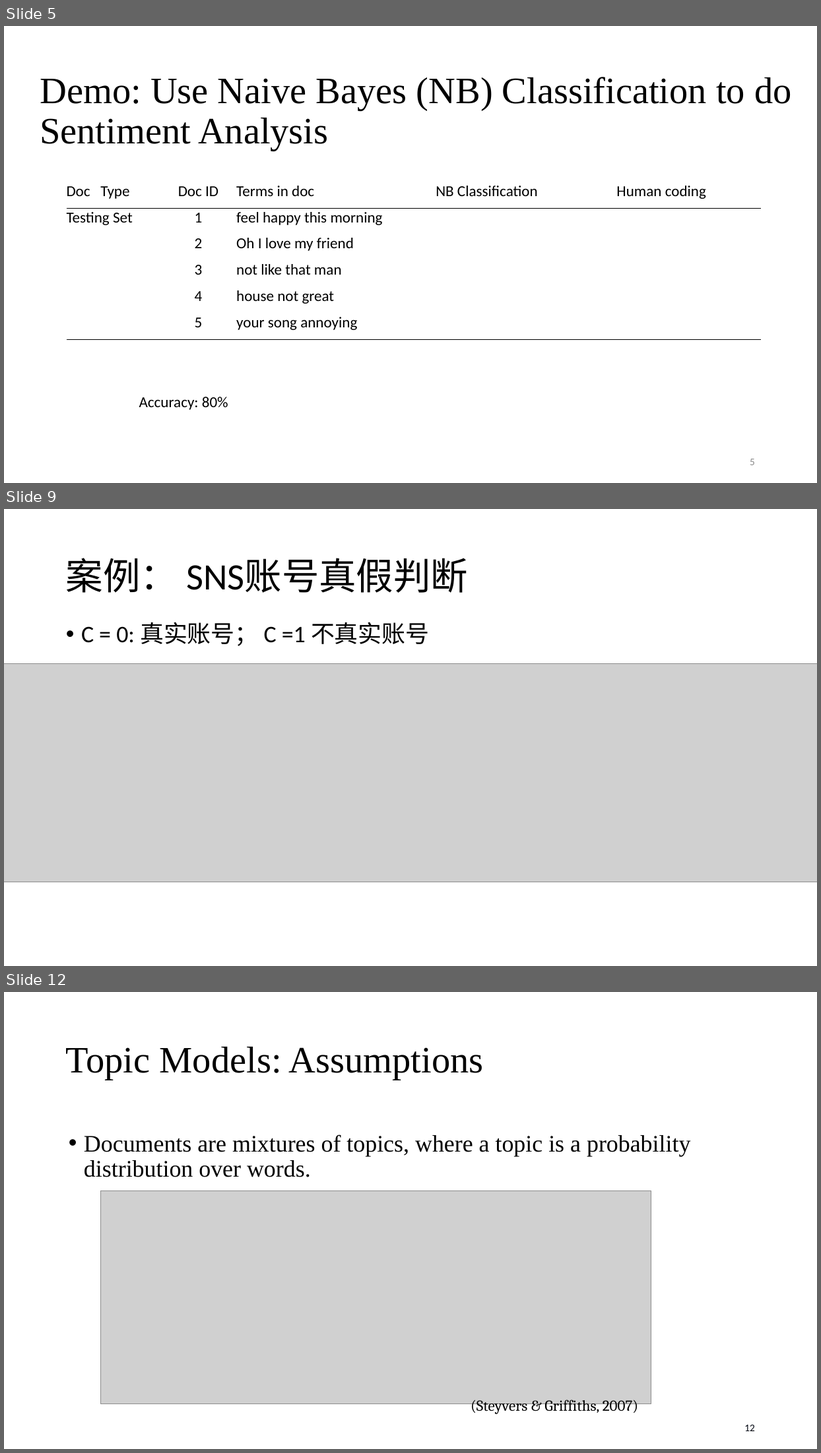
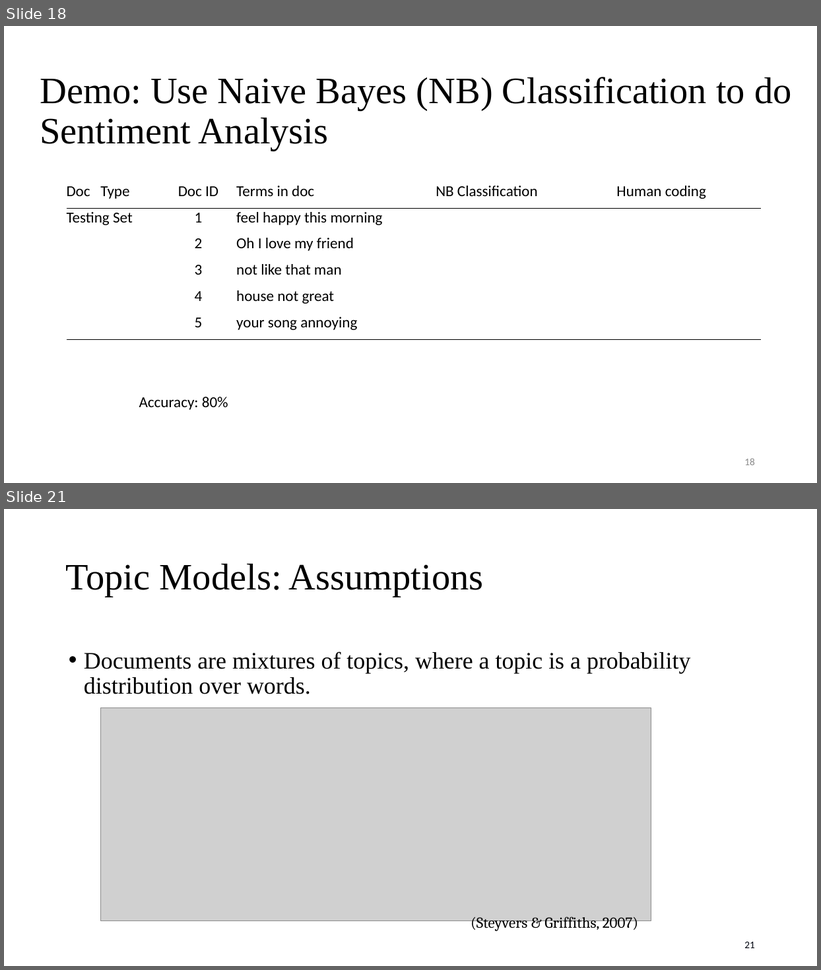
Before and after one commit to SocratesClub/ccrbook, a slide deck: slides/Chapter 3&4 语义建模 .pptx. Shown one above the other, each under a label of ours: slides 5, 9 and 12 before the commit, slides 18 and 21 after it; the slides between them are not shown. The pictures are 821x1453 and 821x970 pixels, drawn with LibreOffice and Linux fonts; fonts in the diff are those of the drawing; grey boxes stand for pictures. Boxes give left, top, right and bottom in pixels: in the first picture for what was removed or moved away, otherwise in the second. Text is boxed around its words. In the diff, an @@ line names an element or a change of style, - is before the commit and + after.

```diff
--- a/slides/Chapter 3&4 语义建模 .pptx
+++ b/slides/Chapter 3&4 语义建模 .pptx
@@ slide 9 removed at (4, 509, 817, 966), background #FFFFFF @@
@@ title removed at (66, 558, 468, 593) @@
-案例： SNS账号真假判断
@@ text removed at (81, 622, 429, 646) @@
-• C = 0: 真实账号； C =1 不真实账号
@@ picture removed at (4, 663, 817, 883) @@
@@ what was slide 5 is now slide 18 @@
@@ page number at (745, 458, 755, 466): text changed @@
-5
+18
@@ what was slide 12 is now slide 21 @@
@@ page number at (745, 942, 755, 949): text changed @@
-12
+21
```
Also in this commit, not shown: 6 slides changed, 13 slides added, 3 other slides removed.
